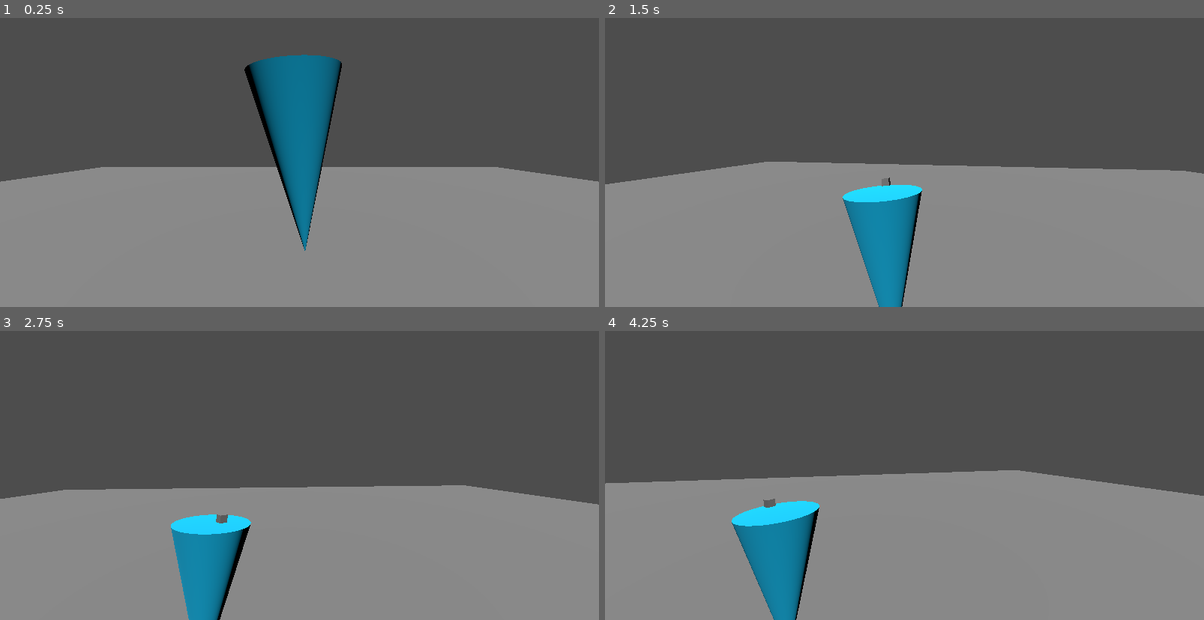
Above: before the commit, frames 1-4 (two rows, left to right).
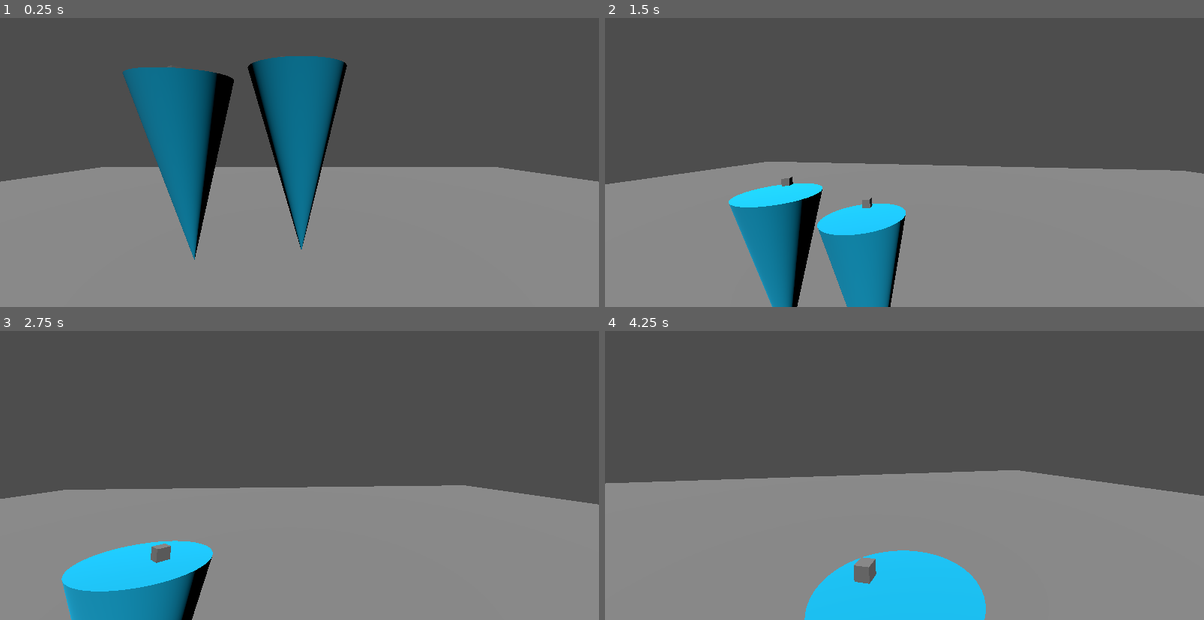
Above: after the commit, the same moments.

Repository: StudentLoanCyclone/StudentLoanCyclone
Game: Godot game, scene res://main.tscn
Two runs of this game, one before a commit and one after it. Both use one fixed random seed, a clock stepped at 60 frames per second and the inputs below.
Inputs (mouse positions are in pixels of both pictures, inside the frame that each line leads up to):
- Up to frame 1 (0.25 s): no input
- Up to frame 2 (1.5 s): tap Enter at 0.5 s; move the mouse to (934, 136) at 0.52 s; move the mouse to (874, 139) at 1.27 s
- Up to frame 3 (2.75 s): move the mouse to (311, 446) at 2.02 s
- Up to frame 4 (4.25 s): move the mouse to (898, 458) at 2.77 s; move the mouse to (946, 455) at 3.52 s

The runs differ from the first frame. In frame 1, 7.2% of the frame differs, in the area x 20-58%, y 12-84%; in frame 2, 9.1%; in frame 3, 8.1%; in frame 4, 9.6%, in the area x 21-64%, y 58-100%.

Commit message:
made a launch function to make it easier

Diff:
--- a/student-loan-cyclone/cyclone.gd
+++ b/student-loan-cyclone/cyclone.gd
@@ -1,17 +1,23 @@
 extends RigidBody3D
 
 
-@export var initial_speed :float = 200.00
+@export var initial_spin :float = 200.00
 @export var spin_decay :float = 5.0
-@export var spin_max : float = 300
 
 
 var current_spin: float = 0
 
 # Called when the node enters the scene tree for the first time.
 func _ready():
-	current_spin = initial_speed
-	angular_velocity.y = initial_speed
+	launch()
+
+func launch():
+	current_spin = initial_spin
+	angular_velocity.y = initial_spin
+
+	angular_velocity.x = randf_range(0,10)
+	angular_velocity.z = randf_range(0,10)
+
 
 
 func _physics_process(delta):
@@ -24,7 +30,7 @@
 
 
 	#wobble when slowing
-	var upright_strength = (current_spin/spin_max) * 10
+	var upright_strength = (current_spin/initial_spin) * 10
 	var current_upright = global_transform.basis.y
 	var upright_target = Vector3.UP
 
--- a/student-loan-cyclone/main.tscn
+++ b/student-loan-cyclone/main.tscn
@@ -24,9 +24,6 @@
 [node name="WorldEnvironment" type="WorldEnvironment" parent="."]
 environment = SubResource("Environment_7dm0k")
 
-[node name="CharacterBody3D" parent="." instance=ExtResource("1_ig7tw")]
-transform = Transform3D(1, 0, 0, 0, 0.9950538, 0.099337116, 0, -0.099337116, 0.9950538, 0, 2.8719845, 0)
-
 [node name="StaticBody3D" type="StaticBody3D" parent="."]
 physics_material_override = SubResource("PhysicsMaterial_0xm2m")
 
@@ -36,3 +33,9 @@
 
 [node name="CollisionShape3D" type="CollisionShape3D" parent="StaticBody3D"]
 shape = SubResource("WorldBoundaryShape3D_h2yge")
+
+[node name="blade1" parent="." instance=ExtResource("1_ig7tw")]
+transform = Transform3D(1, 0, 0, 0, 0.99505395, 0.09933712, 0, -0.09933712, 0.99505395, 0, 2.8719845, 0)
+
+[node name="blade2" parent="." instance=ExtResource("1_ig7tw")]
+transform = Transform3D(1, 0, 0, 0, 1, 0, 0, 0, 1, -1.1900172, 2.776563, 0)
